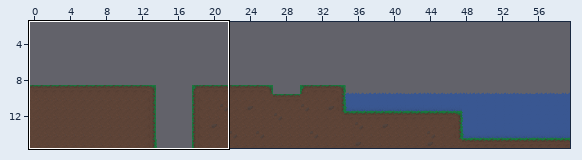
Two versions of a level (Tiled map, www/assets/Planet/Levels/GrassPlanet/Tilemaps/Level1.tmx). Above: a wide view before the commit, with the close-up outlined.
Close-up. Before:
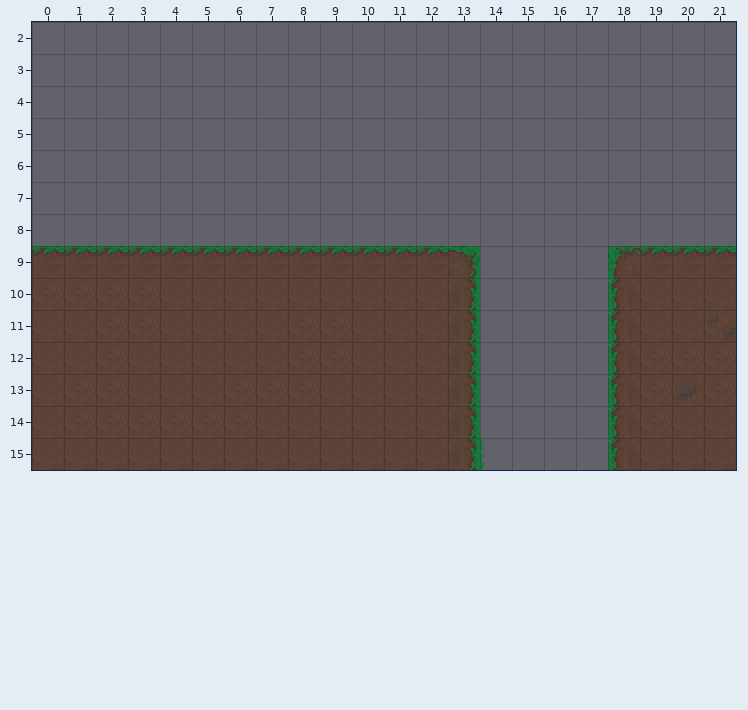
Cells are 16x16 px. Shown: x 0..21, y 2..15. The commit also changed other parts of the map, which this record leaves out.
And afterwards:
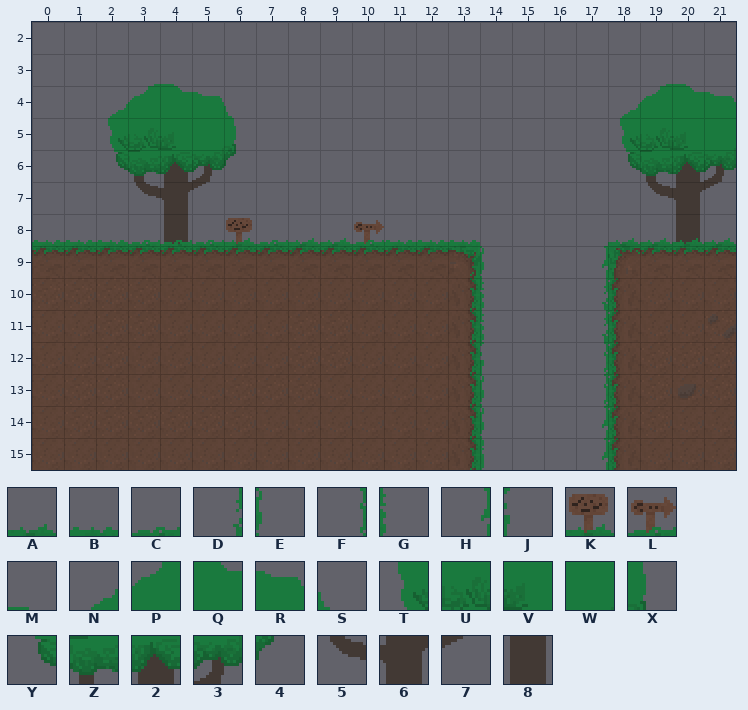
Key: from "GrassPlanet": A 1, B 2, C 3, D 10, E 14, F 20, G 28, H 30, J 34, K 38, L 44, M 125, N 133, P 134, Q 135, R 136, S 137, T 143, U 144, V 145, W 146, X 147, Y 153, Z 154, 2 155, 3 156, 4 157, 5 164, 6 165, 7 166, 8 175.
_ is an empty cell.
Tiles of an added or newly shown layer are drawn over the layers below it.
Difference:
Layer "Background" (now shown):
Tile 2 now appears in row 6 at x 4 and 20.
Tile 3 now appears in row 6 at x 5 and 21.
Tile 4 now appears in row 6 at x 6.
Tile 5 now appears in row 7 at x 3 and 19.
Tile 6 now appears in row 7 at x 4 and 20.
Tile 7 now appears in row 7 at x 5 and 21.
Tile 8 now appears in row 8 at x 4 and 20.
Tile M now appears in row 3 at x 4 and 20.
Tile N now appears in row 4 at x 2 and 18.
Tile P now appears in row 4 at x 3 and 19.
Tile Q now appears in row 4 at x 4 and 20.
Tile R now appears in row 4 at x 5 and 21.
Tile S now appears in row 4 at x 6.
Tile T now appears in row 5 at x 2 and 18.
Tile U now appears in row 5 at x 3 and 19.
Tile V now appears in row 5 at x 4 and 20.
Tile W now appears in row 5 at x 5 and 21.
Tile X now appears in row 5 at x 6.
Tile Y now appears in row 6 at x 2 and 18.
Tile Z now appears in row 6 at x 3 and 19.
Layer "Foreground" (now shown):
Tile A now appears in row 8 at x 8 to 9 and 18 to 21.
Tile B now appears in row 8 at x 0 to 2 and 11 to 13.
Tile C now appears in row 8 at x 3 to 5 and 7.
Tile D now appears in rows 10 to 11 at x 17.
Tile E now appears in row 9 at x 14; in rows 13 to 15 at x 14.
Tile F now appears in rows 12 to 13 at x 17.
Tile G now appears in rows 10 to 11 at x 14.
Tile H now appears in row 9 at x 17; in rows 14 to 15 at x 17.
Tile J now appears in row 12 at x 14.
Tile K now appears in row 8 at x 6.
Tile L now appears in row 8 at x 10.
